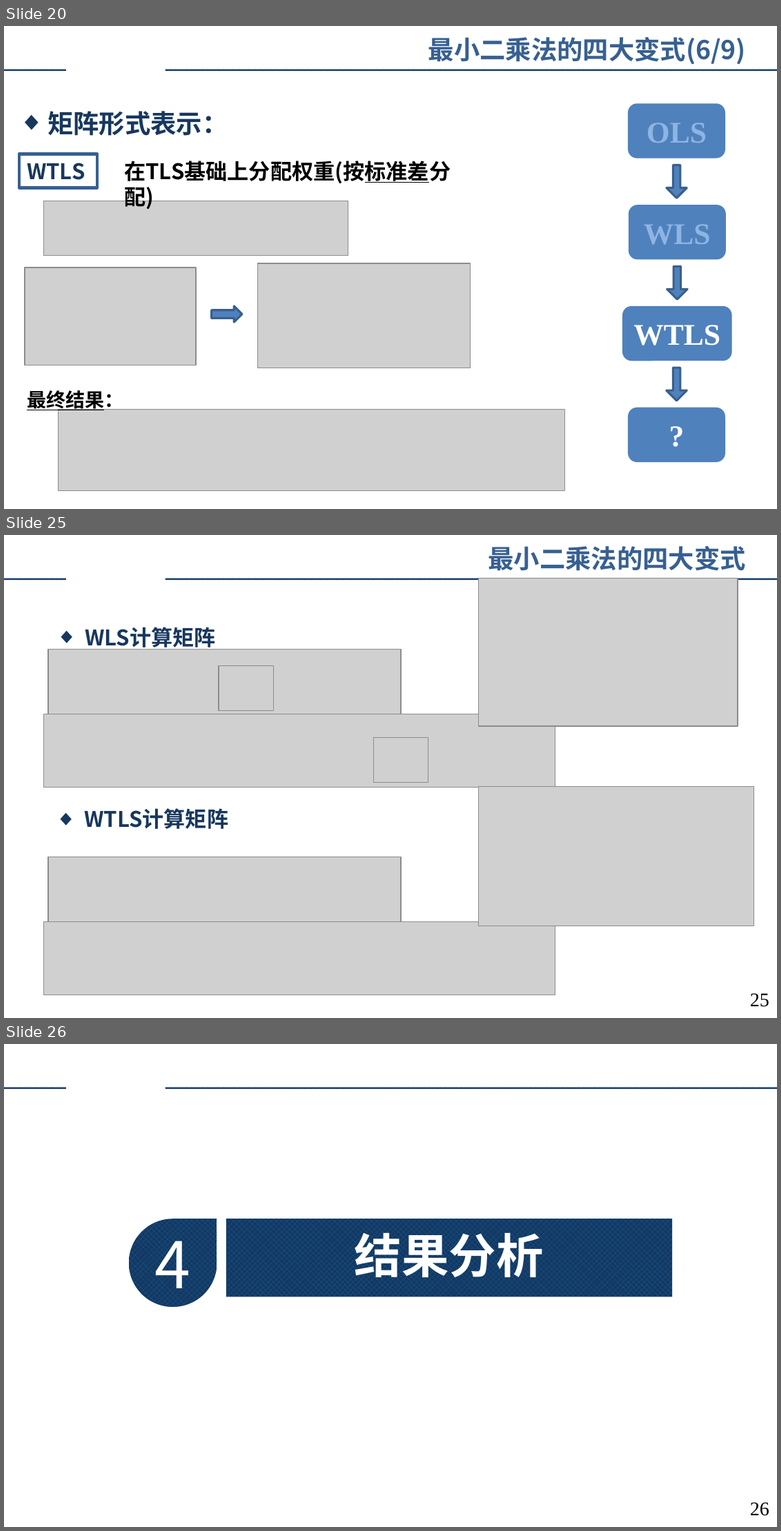
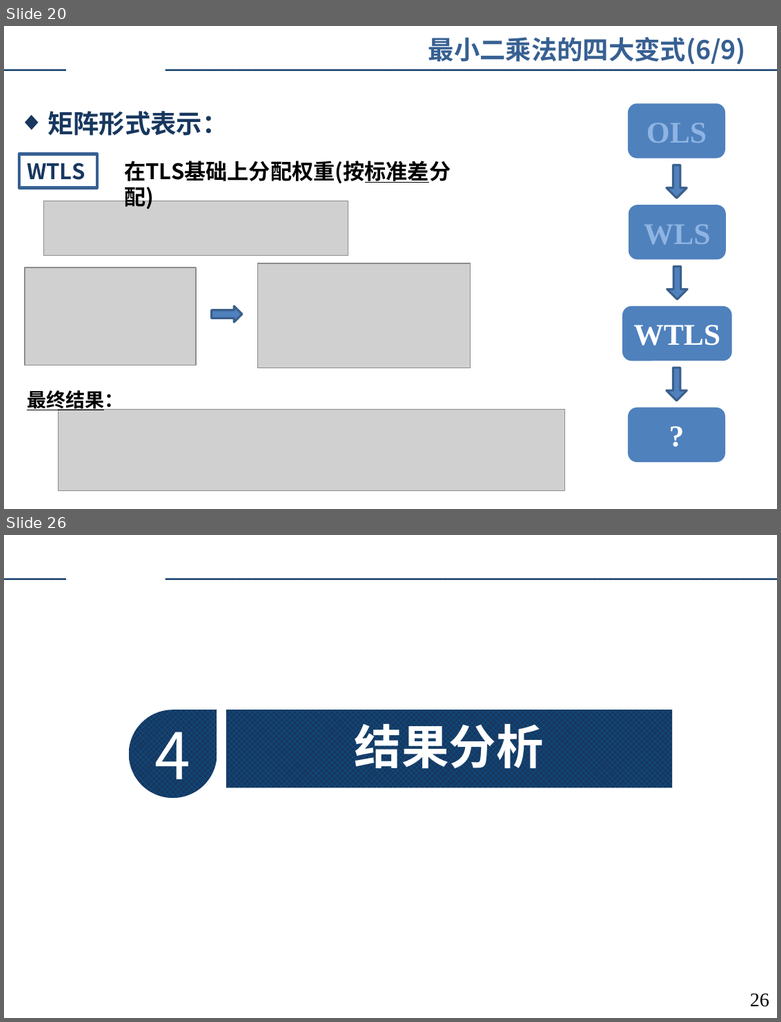
Before and after one commit to augusto-13/ErrorTheory_discussion_ppt, a slide deck: 2023-4-9.pptx. Shown one above the other, each under a label of ours: slides 20, 25 and 26 before the commit, slides 20 and 26 after it; the slides between them are not shown. The pictures are 781x1531 and 781x1022 pixels, drawn with LibreOffice and Linux fonts; fonts in the diff are those of the drawing; grey boxes stand for pictures; background and template pictures are left out. Boxes give left, top, right and bottom in pixels: in the first picture for what was removed or moved away, otherwise in the second. Text is boxed around its words. In the diff, an @@ line names an element or a change of style, - is before the commit and + after.

```diff
--- a/2023-4-9.pptx
+++ b/2023-4-9.pptx
@@ slide 25 removed at [4, 535, 777, 1018], background #FFFFFF; not listed: 2 template elements that a slide beside it also shows @@
@@ text removed at [488, 546, 745, 571] @@
-最小二乘法的四大变式
@@ picture removed at [479, 578, 737, 726] @@
@@ text removed at [85, 627, 216, 652] @@
-◆ WLS计算矩阵
@@ group removed at [43, 649, 554, 788]: 4 pictures, 1 rectangle @@
@@ picture removed at [479, 787, 753, 926] @@
@@ text removed at [84, 808, 228, 829] @@
-◆ WTLS计算矩阵
@@ picture removed at [48, 857, 401, 921] @@
@@ picture removed at [43, 922, 554, 996] @@
@@ page number removed at [750, 993, 769, 1007] @@
-25
```
Also in this commit, not shown: 10 slides changed, 7 slides added, 1 other slide removed.
